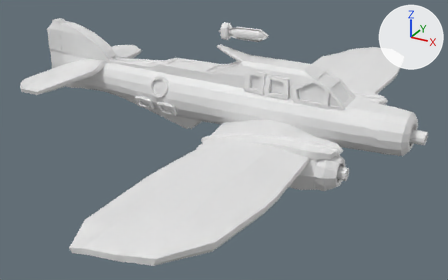
The FBX model Assets/Resources/Meshes/Specials/plane.fbx: old version first, new version second.
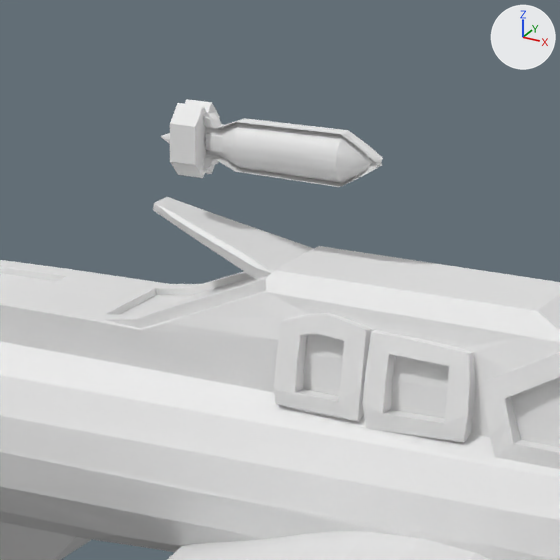
Old and new are each drawn whole from a 50 mm lens placed at (0.558, -1.076, 0.437), pointed at (-0.015, -0.034, -0.084) and again close up on the part from 41% to 69% of the width and 0% to 45% of the height. The axes (+X, +Y, +Z) are drawn at upper right. The lights are the same throughout. The last two pictures show the newer version. Materials are left out; every surface is plain grey. Where no turn or scale is listed for an object, it has been applied to the vertices. Vertices at exactly the same position are counted once.

In view in the first close-up: 'Bomb', 'Plane'.
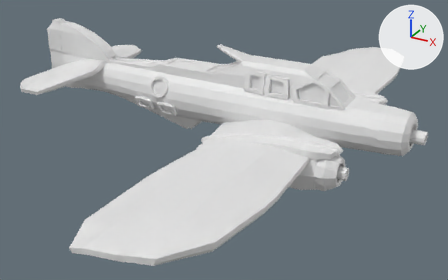
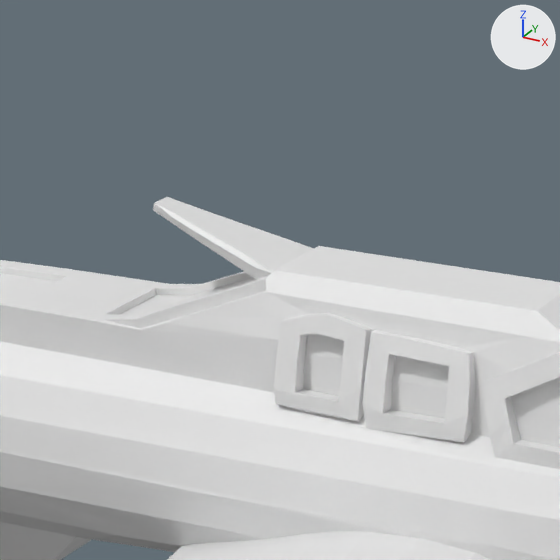
Where the newer file only moved an object's origin or applied its transform, the numbers keep the older frame.

Pixel boxes (x1, y1, x2, y2) of what changed, in the close-ups (560 x 560 px):
'Bomb', reshaped, moved, turned, rescaled (not visible afterwards)
    before: (161, 99, 383, 187)
part 1 of me_cylinder_001, deleted (mostly hidden)
    before: (161, 133, 170, 144)
part 2 of me_cylinder_001, deleted
    before: (170, 103, 207, 178)
part 3 of me_cylinder_001, deleted
    before: (185, 99, 220, 174)
part 4 of me_cylinder_001, cut back
    before: (203, 111, 383, 187)

Patch to the scene script:
```diff
--- a/Assets/Resources/Meshes/Specials/plane.fbx.py
+++ b/Assets/Resources/Meshes/Specials/plane.fbx.py
@@ me_cylinder_001 @@
 # used by ob_bomb; location = (0.0, 0.0, 0.1371); rotation_euler = (1.571, 1.571, 0.0), in degrees (90, 90, 0); scale = (0.00117, 0.00316, 0.00117)
-me_cylinder_001.from_pydata(...)  # 1036 vertices, 972 faces; spans x -14.1..13.9, y -14.1..20.4, z -9.9..9.9
+me_cylinder_001.from_pydata(...)  # 986 vertices, 972 faces; spans x 0.0..0.1, y 0.0, z 0.0
+# me_cylinder_001 part 1: the loose piece of 17 vertices spanning x -6.4..6.2, y -14.1..-9.4, z -2.9..9.8 is deleted
+# me_cylinder_001 part 2: the loose piece of 12 vertices spanning x -14.1..13.9, y -11.3..-7.2, z -2.9..9.9 is deleted
+# me_cylinder_001 part 3: the loose piece of 12 vertices spanning x -14.1..13.9, y -11.3..-7.2, z -9.9..2.9 is deleted
+# me_cylinder_001 part 4: 978 vertices removed from x -10.8..10.8, y -9.5..20.4, z -6.6..6.6; 1 vertex added at x 0.1, y 0.0, z 0.0
+# other edits to the shape of me_cylinder_001 do not show in these pictures
@@ ob_bomb @@
 ob_bomb = bpy.data.objects.new('Bomb', me_cylinder_001)
-ob_bomb.location = (0.0, 0.0, 0.1371)
-ob_bomb.rotation_euler = (1.571, 1.571, 0.0)  # degrees (90, 90, 0)
-ob_bomb.scale = (0.00117, 0.00316, 0.00117)
+ob_bomb.location = (0.0, 0.0, 0.0)
```
